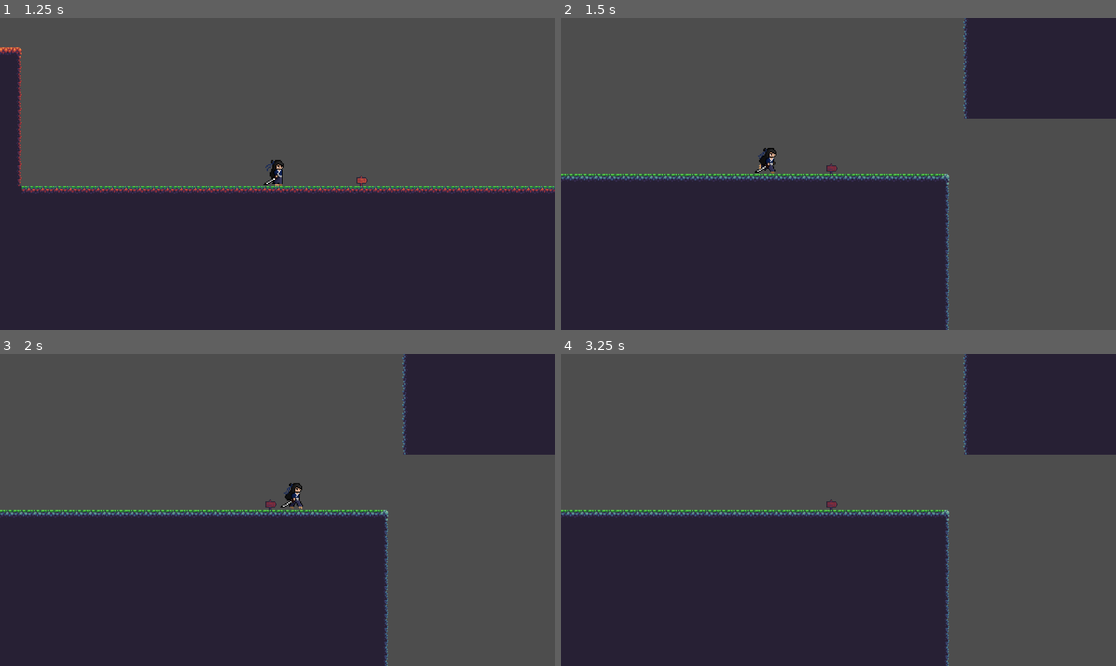
Above: before the commit, frames 1-4 (two rows, left to right).
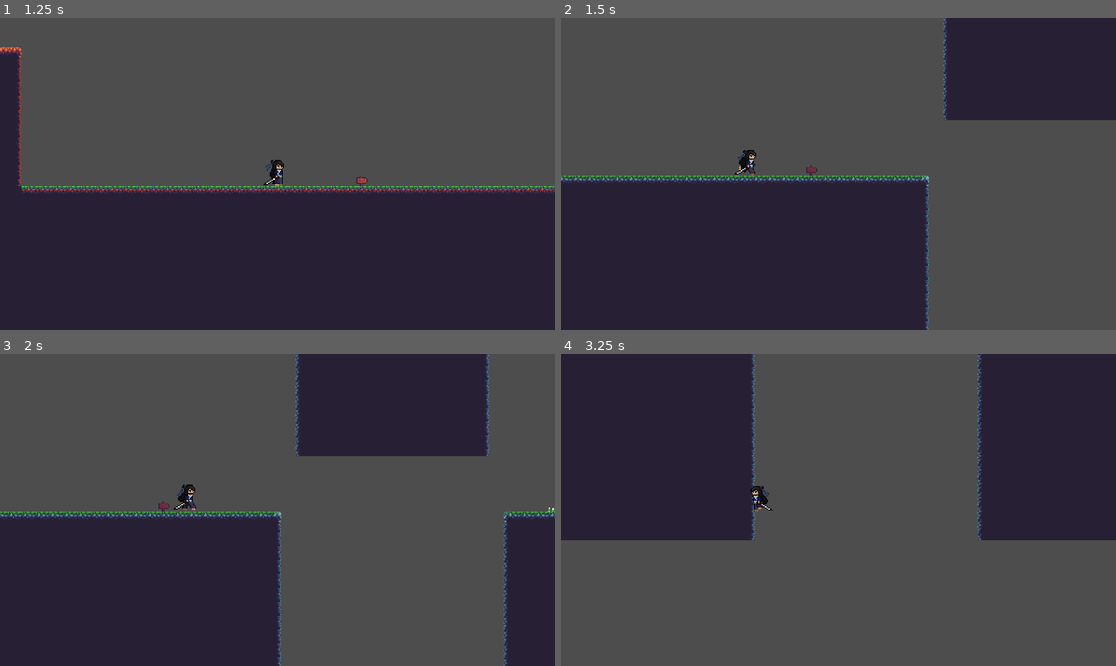
Above: after the commit, the same moments.

Repository: frema89/Shinto-Showdown
Game: Godot game, scene res://Main_menu.tscn
Same seed, same stepped clock (60 frames per second), same inputs: the game is played once before the commit and once after it.
Inputs:
- Up to frame 1 (1.25 s): click "1 Player" at 0.5 s
- Up to frame 2 (1.5 s): tap Enter at 1.25 s; hold D (rightP1) from 1.28 s (still down); tap 2 (Level2) at 1.35 s
- Up to frame 3 (2 s): keep holding D (rightP1); tap I (JumpP2) at 1.52 s
- Up to frame 4 (3.25 s): tap K (AttackP2) at 2.1 s; tap I (JumpP2) at 2.27 s; tap 2 (Level2) at 2.3, 3.05 s; release D (rightP1) at 2.78 s; hold A (leftP1) from 2.78 s (still down); hold B (DashP2) from 2.78 s (still down)

Frame 1 is identical in both runs. In frame 2, 5.3% of the frame differs, in the area x 0-100%, y 0-100%; in frame 3, 26%; in frame 4, 58%.
Error before the commit: Invalid access to property or key 'position' on a base object of type 'null instance'. (res://camera_2d.gd:12)

Commit message:
bug fixin
:)

Diff:
--- a/shinto-showdown/Level2.tscn
+++ b/shinto-showdown/Level2.tscn
@@ -4,8 +4,6 @@
 [ext_resource type="Texture2D" uid="uid://supjfxdec54i" path="res://Assets for Y10 game/sheet.png" id="1_wwdpc"]
 [ext_resource type="PackedScene" uid="uid://bpnlde0nlhiqk" path="res://Player.tscn" id="2_6faey"]
 [ext_resource type="PackedScene" uid="uid://b8codlv3vftbe" path="res://Finish.tscn" id="3_nc7oo"]
-[ext_resource type="PackedScene" uid="uid://dhgh72ardb0nd" path="res://Main.tscn" id="4_6x3wt"]
-[ext_resource type="Script" uid="uid://c1yddccp1m0en" path="res://camera_2d.gd" id="6_46pvi"]
 [ext_resource type="PackedScene" uid="uid://bv5pxri6s4mur" path="res://Main_menu.tscn" id="7_6faey"]
 
 [sub_resource type="TileSetAtlasSource" id="TileSetAtlasSource_dwyiq"]
@@ -156,14 +154,12 @@
 [node name="Player1" parent="." unique_id=1946280259 instance=ExtResource("2_6faey")]
 position = Vector2(-105, -12)
 
+[node name="Camera2D" type="Camera2D" parent="Player1" unique_id=505944282]
+position = Vector2(105, 12)
+zoom = Vector2(1.8, 1.8)
+
 [node name="Finish" parent="." unique_id=1582781688 instance=ExtResource("3_nc7oo")]
 position = Vector2(2195, -64)
 
-[node name="Var" parent="." unique_id=1492732327 instance=ExtResource("4_6x3wt")]
-
-[node name="Camera2D" type="Camera2D" parent="." unique_id=505944282]
-zoom = Vector2(1.8, 1.8)
-script = ExtResource("6_46pvi")
-
 [node name="Control" parent="." unique_id=1837071397 instance=ExtResource("7_6faey")]
 visible = false
--- a/shinto-showdown/Main_menu.tscn
+++ b/shinto-showdown/Main_menu.tscn
@@ -496,9 +496,10 @@
 
 [node name="Control" type="Control" unique_id=1837071397]
 layout_mode = 3
-anchors_preset = 15
-anchor_right = 1.0
-anchor_bottom = 1.0
+anchor_right = 0.50200003
+anchor_bottom = 0.499
+offset_right = -0.6080322
+offset_bottom = 0.29595947
 grow_horizontal = 2
 grow_vertical = 2
 
@@ -551,7 +552,8 @@
 [node name="AnimatedSprite2D2" type="AnimatedSprite2D" parent="." unique_id=434832806]
 texture_filter = 1
 position = Vector2(752.00006, 165)
-scale = Vector2(-5.6, 6.2)
+rotation = -3.1415925
+scale = Vector2(5.6, -6.2)
 sprite_frames = SubResource("SpriteFrames_rlxw3")
 animation = &"Idle"
 
@@ -562,5 +564,10 @@
 sprite_frames = SubResource("SpriteFrames_5kukc")
 animation = &"Idle"
 
+[node name="AspectRatioContainer" type="AspectRatioContainer" parent="." unique_id=1410953412]
+layout_mode = 0
+offset_right = 40.0
+offset_bottom = 40.0
+
 [connection signal="pressed" from="Button" to="Button" method="_on_pressed"]
 [connection signal="pressed" from="Button2" to="Button2" method="_on_pressed"]
--- a/shinto-showdown/camera_2d.gd
+++ b/shinto-showdown/camera_2d.gd
@@ -1,6 +1,6 @@
 extends Camera2D
-@onready var p1 = get_node("../Player1")
-@onready var p2 = get_node("../Player2")
+@onready var p1 = get_node("../../Player1")
+@onready var p2 = get_node("..")
 
 # Called when the node enters the scene tree for the first time.
 func _ready() -> void:
Not shown, changed: shinto-showdown/Assets for Y10 game/Files/BackgroundTrees.png.import
Not shown, changed: shinto-showdown/Assets for Y10 game/Files/Clouds.png.import
Not shown, changed: shinto-showdown/Assets for Y10 game/Files/Fuji.png.import
Not shown, changed: shinto-showdown/Assets for Y10 game/Files/Gras.png.import
Not shown, changed: shinto-showdown/Assets for Y10 game/Files/Ground.png.import
Not shown, changed: shinto-showdown/Assets for Y10 game/Files/House.png.import
Not shown, changed: shinto-showdown/Assets for Y10 game/Files/Mountain_Back.png.import
Not shown, changed: shinto-showdown/Assets for Y10 game/Files/Mountain_Front.png.import
Not shown, changed: shinto-showdown/Assets for Y10 game/Files/Mountain_Middle.png.import
Not shown, changed: shinto-showdown/Assets for Y10 game/Files/Shrine_Multiple.png.import
Not shown, changed: shinto-showdown/Assets for Y10 game/Files/Shrine_Single.png.import
Not shown, changed: shinto-showdown/Assets for Y10 game/Files/Sky.png.import
(and 5 more such lines)
